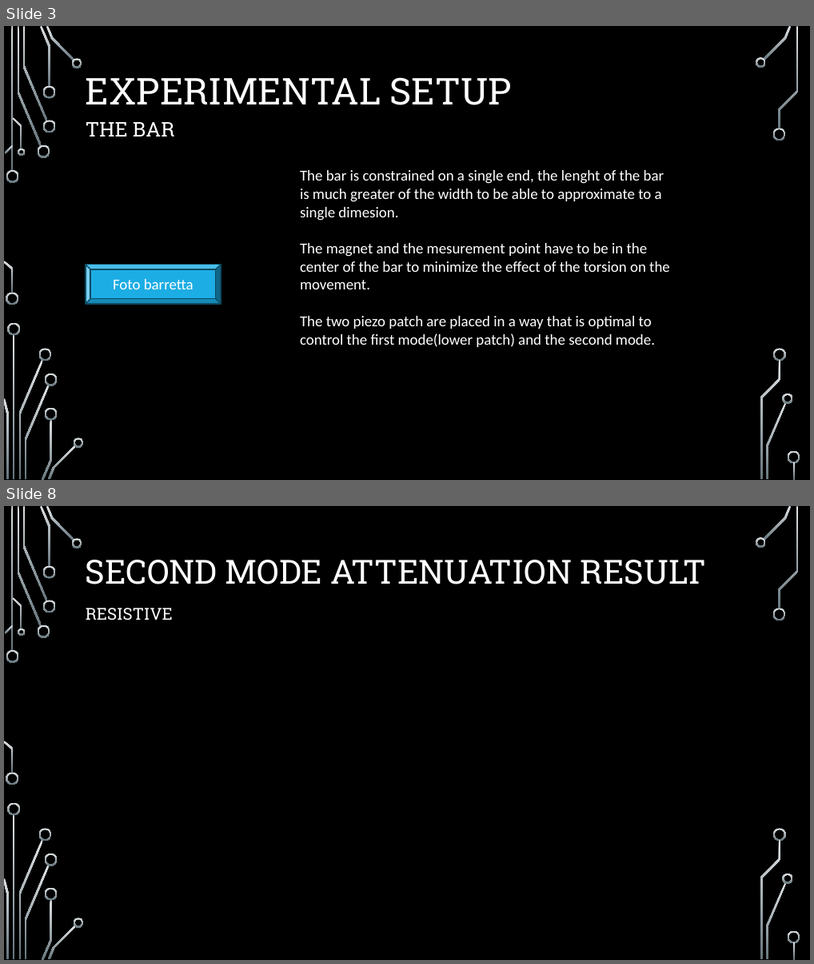
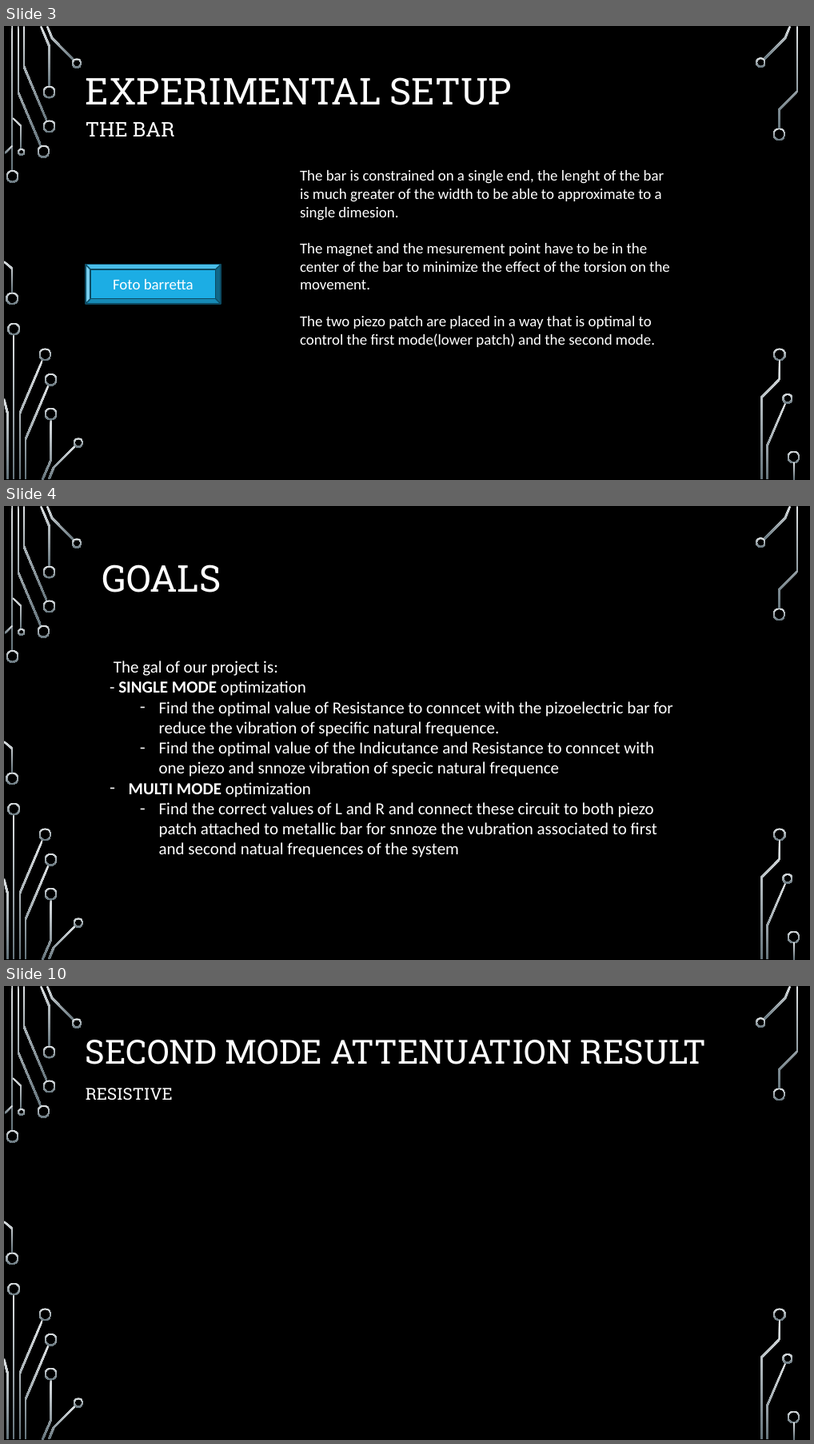
Before and after one commit to elchape99/SSCSA, a slide deck: presentazione_progetto.pptx. Shown one above the other, each under a label of ours: slides 3 and 8 before the commit, slides 3, 4 and 10 after it; the slides between them are not shown. The pictures are 814x964 and 814x1444 pixels, drawn with LibreOffice and Linux fonts; fonts in the diff are those of the drawing; background and template pictures are left out. Boxes give left, top, right and bottom in pixels: in the first picture for what was removed or moved away, otherwise in the second. Text is boxed around its words. In the diff, an @@ line names an element or a change of style, - is before the commit and + after.

```diff
--- a/presentazione_progetto.pptx
+++ b/presentazione_progetto.pptx
@@ slide 4 added at box(4, 506, 810, 960), background picture (left out); not listed: 36 template elements that a slide beside it also shows @@
@@ title added at box(102, 564, 222, 592), 44 pt, text #FFFFFF @@
+GOALS
@@ text added at box(114, 660, 673, 857), 20 pt, text #FFFFFF @@
+The gal of our project is:
+- SINGLE MODE optimization
+  – Find the optimal value of Resistance to conncet with the pizoelectric bar for reduce the vibration of specific natural frequence.
+  – Find the optimal value of the Indicutance and Resistance to conncet with one piezo and snnoze vibration of specic natural frequence
+– MULTI MODE optimization
+  – Find the correct values of L and R and connect these circuit to both piezo patch attached to metallic bar for snnoze the vubration associated to first and second natual frequences of the system
@@ what was slide 8 is now slide 10 @@
```
Also in this commit, not shown: 5 other slides added, 4 slides removed, 6 other files.
